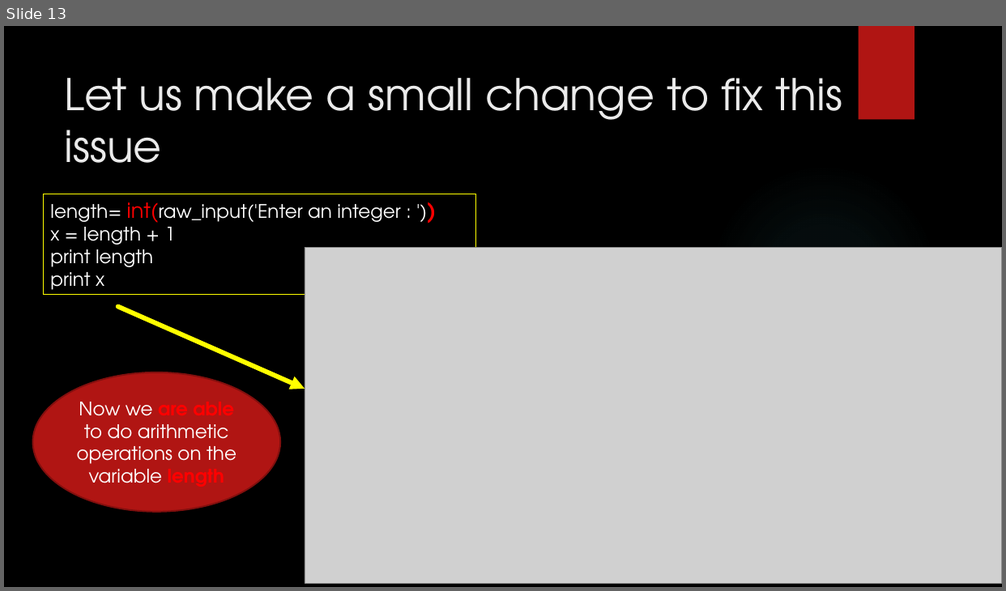
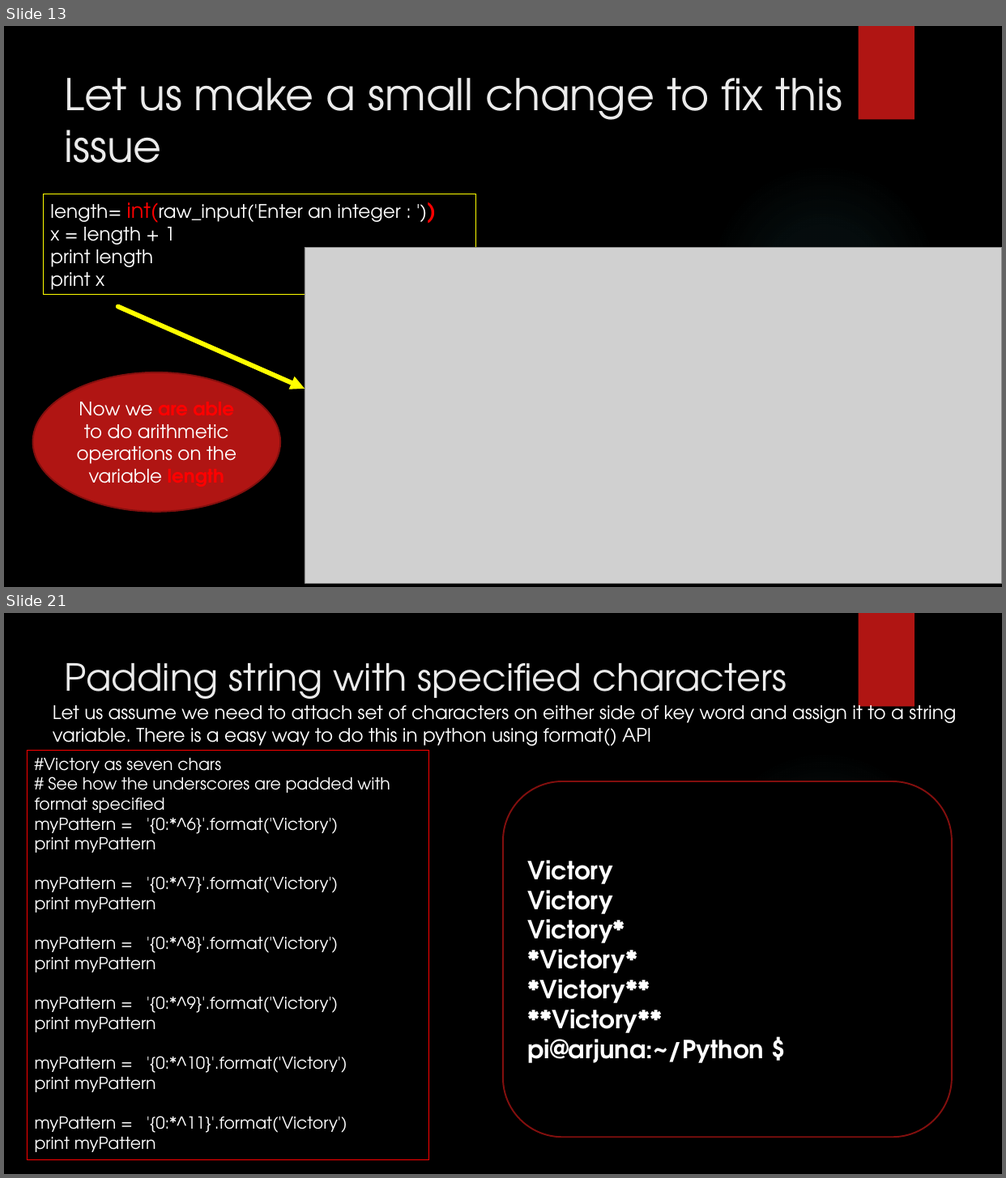
Before and after one commit to girishsukukumar/python, a slide deck: 2. Python.pptx. Shown one above the other, each under a label of ours: slide 13 before the commit, slides 13 and 21 after it; the slides between them are not shown. The pictures are 1006x591 and 1006x1178 pixels, drawn with LibreOffice and Linux fonts; fonts in the diff are those of the drawing; grey boxes stand for pictures; background and template pictures are left out. Boxes give left, top, right and bottom in pixels: in the first picture for what was removed or moved away, otherwise in the second. Text is boxed around its words. In the diff, an @@ line names an element or a change of style, - is before the commit and + after.

```diff
--- a/2. Python.pptx
+++ b/2. Python.pptx
@@ slide 21 added at (4,613,1002,1174), background picture (left out); not listed: 2 template elements that a slide beside it also shows @@
@@ title added at (65,663,786,709), 36 pt, text #EBEBEB @@
+Padding string with specified characters
@@ text added at (53,700,956,751), 18 pt, text #FFFFFF @@
+Let us assume we need to attach set of characters on either side of key word and assign it to a string variable. There is a easy way to do this in python using format() API
@@ rectangle added at (27,750,429,1161), outline #FF0000 0.75 pt, 16 pt, text #FFFFFF @@
+#Victory as seven chars
+# See how the underscores are padded with format specified
+myPattern = '{0:*^6}'.format('Victory')
+print myPattern
+myPattern = '{0:*^7}'.format('Victory')
+print myPattern
+myPattern = '{0:*^8}'.format('Victory')
+print myPattern
+myPattern = '{0:*^9}'.format('Victory')
+print myPattern
+myPattern = '{0:*^10}'.format('Victory')
+print myPattern
+myPattern = '{0:*^11}'.format('Victory')
+print myPattern
@@ rounded rectangle added at (503,781,952,1137), fill #000000, outline #82100E 1.5 pt, 24 pt, text #FFFFFF, bold @@
+Victory
+Victory
+Victory*
+*Victory*
+*Victory**
+**Victory**
+pi@arjuna:~/Python $
```
Also in this commit, not shown: 10 other slides added, 1 other file.
